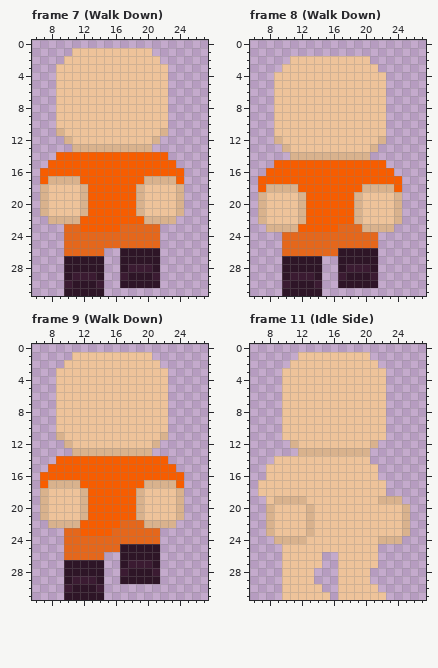
Pixel-art file: build/Aseprite files/player Model template.aseprite. Above: the version before the commit.
32x32 pixels, 18 frames. Shown: frame 7 (Walk Down): x 6..27, y 0..31; frame 8 (Walk Down): x 6..27, y 0..31; frame 9 (Walk Down): x 6..27, y 0..31; frame 11 (Idle Side): x 6..27, y 0..31. The commit also changed other frames, which this record leaves out.
The same view after the edit:
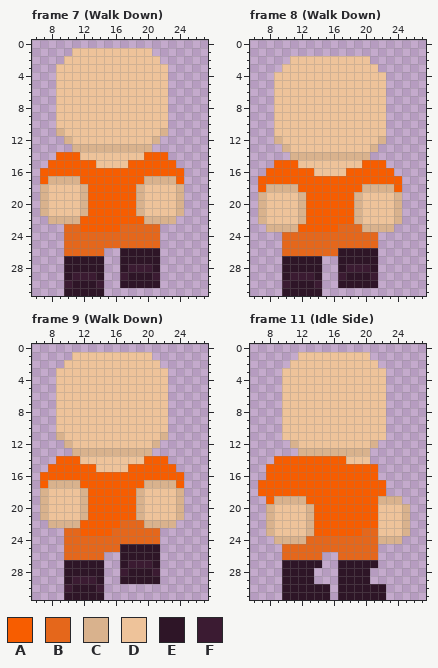
Palette (. is transparent): A #f75d00  B #e5671b  C #d9b28d  D #eec39a  E #2e1527  F #3b1b32
From the commit log: Finish jumpsuit animation
Changes in this commit:
Frame 7 (Walk Down), layer "Jumpsuit":
y 14: x 12..19 AAAAAAAA -> DDDDDDDD
y 15: x 14..17 AAAA -> DDDD
Frame 8 (Walk Down), layer "Jumpsuit":
y 15: x 12..19 AAAAAAAA -> DDDDDDDD
y 16: x 14..17 AAAA -> DDDD
Frame 9 (Walk Down), layer "Jumpsuit": the same change as frame 7 (Walk Down)
Frame 11 (Idle Side), layer "Jumpsuit":
y 14: x 9..17 DDDDDDDDD -> AAAAAAAAA
y 15..16: x 8..21 DDDDDDDDDDDDDD -> AAAAAAAAAAAAAA
y 17..18: x 7..22 DDDDDDDDDDDDDDDD -> AAAAAAAAAAAAAAAA
y 19: x 8 D -> A; x 13..21 DDDDDDDDD -> AAAAAAAAA
y 20..22: x 14..21 DDDDDDDD -> AAAAAAAA
y 23: x 14..21 DDDDDDDD -> AAAAAABB
y 24: x 13..21 DDDDDDDDD -> BBBBBBBBB
y 25: x 10..21 DDDDDDDDDDDD -> BBBBBBBBBBBB
y 26: x 10..14 DDDDD -> BBBBB; x 17..21 DDDDD -> BBBBB
y 27: x 10..14 DDDDD -> EEEEE; x 17..21 DDDDD -> EEEEE
y 28..29: x 10..13 DDDD -> EEEE; x 17..20 DDDD -> EEEE
y 30: x 10..15 DDDDD. -> EEEEEE; x 17..22 DDDDD. -> EEEEEE
y 31: x 10..15 DDDDDD -> EEEEEE; x 17..22 DDDDDD -> EEEEEE
